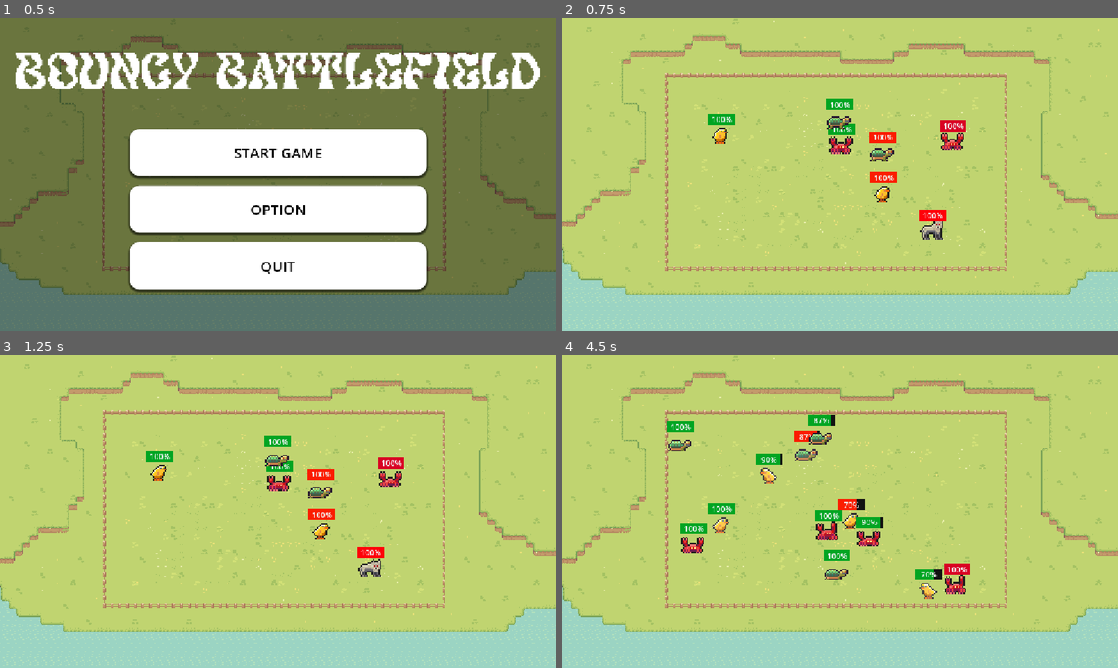
Above: before the commit, frames 1-4 (two rows, left to right).
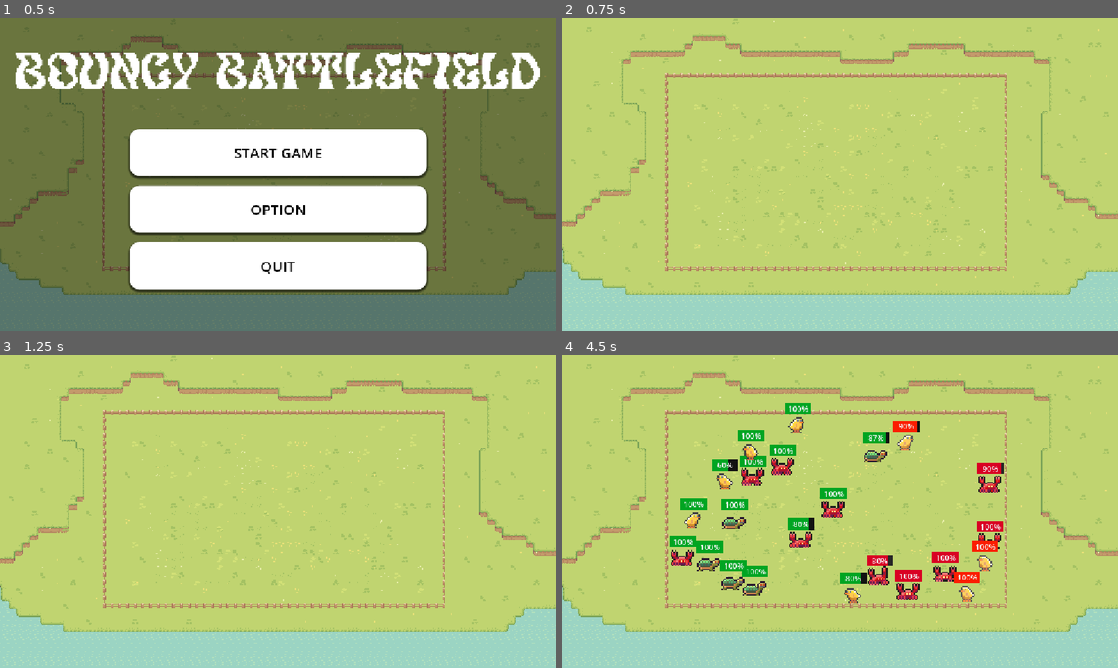
Above: after the commit, the same moments.

Repository: NNKD-Kevin/haven-project
Game: Godot game, scene res://scenes/main_menu.tscn
Two runs of this game, one before a commit and one after it. Both use one fixed random seed, a clock stepped at 60 frames per second and the inputs below.
Inputs (mouse positions are in pixels of both pictures, inside the frame that each line leads up to):
- Up to frame 1 (0.5 s): no input
- Up to frame 2 (0.75 s): click "START GAME" at 0.5 s
- Up to frame 3 (1.25 s): no input
- Up to frame 4 (4.5 s): tap Enter at 1.25 s; move the mouse to (962, 495) at 1.27 s; hold Right (ui_right) 1.28-2.03 s; tap Space (start) at 1.35, 2.1, 3.05, 3.8, 4.35 s; click (962, 495) at 1.42 s; move the mouse to (728, 527) at 2.02 s; hold Down 2.03-2.78 s; move the mouse to (895, 442) at 2.77 s; hold Right (ui_right) 2.78-3.53 s; tap Alt at 2.85 s; move the mouse to (812, 574) at 3.52 s; hold Q (speedup) 3.53-4.28 s; tap Shift at 3.6 s; click (812, 574) at 3.67 s; move the mouse to (1006, 558) at 4.27 s; hold Left from 4.28 s (still down)

Frame 1 is identical in both runs. In frame 2, 2.2% of the frame differs, in the area x 26-73%, y 25-71%; in frame 3, 2.1%; in frame 4, 9.6%, in the area x 18-80%, y 15-80%.

Commit message:
Combat mechanics update and wakatime

Diff:
--- a/haven-game/project.godot
+++ b/haven-game/project.godot
@@ -26,6 +26,10 @@
 window/stretch/mode="canvas_items"
 window/stretch/aspect="expand"
 
+[editor_plugins]
+
+enabled=PackedStringArray("res://addons/godot_super-wakatime/plugin.cfg")
+
 [input]
 
 start={
--- a/haven-game/scenes/main.tscn
+++ b/haven-game/scenes/main.tscn
@@ -5,11 +5,7 @@
 [ext_resource type="Texture2D" uid="uid://c2l4jjr7llacl" path="res://assets/Sprout Lands - Sprites - Basic pack/Tilesets/Fences.png" id="2_tipki"]
 [ext_resource type="Texture2D" uid="uid://dk3nov0xb4p4l" path="res://assets/Sprout Lands - Sprites - Basic pack/Tilesets/Water.png" id="3_85g3d"]
 [ext_resource type="Texture2D" uid="uid://4so7t222clb" path="res://assets/Sprout Lands - Sprites - Basic pack/Tilesets/Hills.png" id="4_choun"]
-[ext_resource type="PackedScene" uid="uid://cpu2fsfhn4oyr" path="res://scenes/bad_crab.tscn" id="6_eb6dy"]
 [ext_resource type="AudioStream" uid="uid://bbvlv5wwndalv" path="res://assets/Sounds/boss.wav" id="7_trceg"]
-[ext_resource type="PackedScene" uid="uid://de6yskmij0jxq" path="res://scenes/bad_chick.tscn" id="10_choun"]
-[ext_resource type="PackedScene" uid="uid://d0b8v2shfqru7" path="res://scenes/bad_wolf.tscn" id="12_eb6dy"]
-[ext_resource type="PackedScene" uid="uid://c1b2yu7sv7e2o" path="res://scenes/bad_turtle.tscn" id="14_a8y0u"]
 
 [sub_resource type="TileSetAtlasSource" id="TileSetAtlasSource_0xm2m"]
 texture = ExtResource("1_o6xl0")
@@ -238,18 +234,6 @@
 layer_3/name = " fences"
 layer_3/tile_data = PackedInt32Array(458765, 65537, 0, 458809, 196609, 0, 2097165, 65537, 2, 2097209, 196609, 2, 209716 …(5998 unchanged characters)…
 
-[node name="CharacterBody2D2" parent="." unique_id=1891097937 instance=ExtResource("6_eb6dy")]
-position = Vector2(809, 250)
-
 [node name="AudioStreamPlayer2D" type="AudioStreamPlayer2D" parent="." unique_id=898344478]
 stream = ExtResource("7_trceg")
 autoplay = true
-
-[node name="CharacterBody2D4" parent="." unique_id=849377490 instance=ExtResource("10_choun")]
-position = Vector2(665, 357)
-
-[node name="CharacterBody2D7" parent="." unique_id=142884348 instance=ExtResource("12_eb6dy")]
-position = Vector2(766, 435)
-
-[node name="CharacterBody2D9" parent="." unique_id=774248660 instance=ExtResource("14_a8y0u")]
-position = Vector2(663, 273)
--- a/haven-game/script/bad_chick.gd
+++ b/haven-game/script/bad_chick.gd
@@ -18,15 +18,12 @@
 func _ready() -> void:
 	health_bar.value=hp
 	animated_sprite_2d.play("chick")
+	randomize()
+	velocity=Vector2.RIGHT.rotated(randf()*TAU)*speed
+	grow_timer.start()
 func _process(delta: float) -> void:
 	health_bar.value=hp
 
-func _input(event: InputEvent) -> void:
-	if Input.is_action_just_pressed('start') and not started:
-		randomize()
-		velocity=Vector2.RIGHT.rotated(randf()*TAU)*speed
-		grow_timer.start()
-		started=true
 
 
 func _physics_process(delta: float) -> void:
--- a/haven-game/script/bad_crab.gd
+++ b/haven-game/script/bad_crab.gd
@@ -16,14 +16,11 @@
 	health_bar.value=hp
 	animated_sprite_2d.play("default")
 	$AnimatedSprite2D.animation_finished.connect(_on_animation_finished)
+	randomize()
+	velocity=Vector2.RIGHT.rotated(randf()*TAU)*speed
 func _process(delta: float) -> void:
 	health_bar.value=hp
 
-func _input(event: InputEvent) -> void:
-	if Input.is_action_just_pressed('start') and not started:
-		randomize()
-		velocity=Vector2.RIGHT.rotated(randf()*TAU)*speed
-		started=true
 
 func _physics_process(delta: float) -> void:
 	var collision=move_and_collide(velocity*delta)
--- a/haven-game/script/bad_turtle.gd
+++ b/haven-game/script/bad_turtle.gd
@@ -15,12 +15,9 @@
 	health_bar.value=hp
 func _process(delta: float) -> void:
 	health_bar.value=hp
+	randomize()
+	velocity=Vector2.RIGHT.rotated(randf()*TAU)*speed
 
-func _input(event: InputEvent) -> void:
-	if Input.is_action_just_pressed('start') and not started:
-		randomize()
-		velocity=Vector2.RIGHT.rotated(randf()*TAU)*speed
-		started=true
 
 func _physics_process(delta: float) -> void:
 	var collision=move_and_collide(velocity*delta)
--- a/haven-game/script/bad_wolf.gd
+++ b/haven-game/script/bad_wolf.gd
@@ -15,17 +15,15 @@
 
 func _ready() -> void:
 	health_bar.value=hp
+	randomize()
+	velocity=Vector2.RIGHT.rotated(randf()*TAU)*speed
+	devour_timer.start()
 func _process(delta: float) -> void:
 	health_bar.value=hp
 	if devour_ready:
 		hp-=delta*5
 
-func _input(event: InputEvent) -> void:
-	if Input.is_action_just_pressed('start') and not started:
-		randomize()
-		velocity=Vector2.RIGHT.rotated(randf()*TAU)*speed
-		started=true
-		devour_timer.start()
+
 
 
 func _physics_process(delta: float) -> void:
--- a/haven-game/script/global.gd
+++ b/haven-game/script/global.gd
@@ -1,6 +1,7 @@
 extends Node
 var battle_started=false
 var animals=['good_crab','good_chick','good_turtle']
+var enemies=['bad_crab','bad_chick']
 var level=1
 
 func _ready()->void:
--- a/haven-game/script/good_chick.gd
+++ b/haven-game/script/good_chick.gd
@@ -19,15 +19,14 @@
 func _ready() -> void:
 	health_bar.value=hp
 	animated_sprite_2d.play("chick")
+	randomize()
+	velocity=Vector2.RIGHT.rotated(randf()*TAU)*speed
+	grow_timer.start()
+
 func _process(delta: float) -> void:
 	health_bar.value=hp
 
-func _input(event: InputEvent) -> void:
-	if Input.is_action_just_pressed('start') and not started:
-		randomize()
-		velocity=Vector2.RIGHT.rotated(randf()*TAU)*speed
-		grow_timer.start()
-		started=true
+
 
 
 func _physics_process(delta: float) -> void:
--- a/haven-game/script/good_crab.gd
+++ b/haven-game/script/good_crab.gd
@@ -16,14 +16,12 @@
 	health_bar.value=hp
 	animated_sprite_2d.play("default")
 	$AnimatedSprite2D.animation_finished.connect(_on_animation_finished)
+	randomize()
+	velocity=Vector2.RIGHT.rotated(randf()*TAU)*speed
 func _process(delta: float) -> void:
 	health_bar.value=hp
 
-func _input(event: InputEvent) -> void:
-	if Input.is_action_just_pressed('start') and not started:
-		randomize()
-		velocity=Vector2.RIGHT.rotated(randf()*TAU)*speed
-		started=true
+
 
 func _physics_process(delta: float) -> void:
 	var collision=move_and_collide(velocity*delta)
--- a/haven-game/script/good_turtle.gd
+++ b/haven-game/script/good_turtle.gd
@@ -13,14 +13,11 @@
 var started=false
 func _ready() -> void:
 	health_bar.value=hp
+	randomize()
+	velocity=Vector2.RIGHT.rotated(randf()*TAU)*speed
 func _process(delta: float) -> void:
 	health_bar.value=hp
 
-func _input(event: InputEvent) -> void:
-	if Input.is_action_just_pressed('start') and not started:
-		randomize()
-		velocity=Vector2.RIGHT.rotated(randf()*TAU)*speed
-		started=true
 
 func _physics_process(delta: float) -> void:
 	var collision=move_and_collide(velocity*delta)
--- a/haven-game/script/good_wolf.gd
+++ b/haven-game/script/good_wolf.gd
@@ -15,17 +15,14 @@
 
 func _ready() -> void:
 	health_bar.value=hp
+	randomize()
+	velocity=Vector2.RIGHT.rotated(randf()*TAU)*speed
+	devour_timer.start()
 func _process(delta: float) -> void:
 	health_bar.value=hp
 	if devour_ready:
 		hp-=delta*5
 
-func _input(event: InputEvent) -> void:
-	if Input.is_action_just_pressed('start') and not started:
-		randomize()
-		velocity=Vector2.RIGHT.rotated(randf()*TAU)*speed
-		started=true
-		devour_timer.start()
 
 
 func _physics_process(delta: float) -> void:
--- a/haven-game/script/stage_level.gd
+++ b/haven-game/script/stage_level.gd
@@ -8,38 +8,57 @@
 var good_turtle_path=preload("res://scenes/good_turtle.tscn")
 var bad_turtle_path=preload("res://scenes/bad_turtle.tscn")
 @onready var audio_stream_player_2d: AudioStreamPlayer2D = $AudioStreamPlayer2D
-
-var starting_nodes:int
-var current_nodes:int
+var ready_to_start = false
 
 func _ready():
-	starting_nodes=get_child_count()
-	current_nodes=get_child_count()
 	audio_stream_player_2d.play()
-	for animal in Global.animals:
-		spawn_type(animal)
 func spawn_type(type):
 	if type == "good_crab":
 		var good_crab = good_crab_path.instantiate()
 		randomize()
-		good_crab.global_position = Vector2(randi_range(300,600),randi_range(150,500))
+		good_crab.global_position = Vector2(randi_range(300,500),randi_range(150,500))
 		get_parent().add_child(good_crab)
 	if type=="good_chick":
 		var good_chick = good_chick_path.instantiate()
 		randomize()
-		good_chick.global_position = Vector2(randi_range(300,600),randi_range(150,500))
+		good_chick.global_position = Vector2(randi_range(300,500),randi_range(150,500))
 		get_parent().add_child(good_chick)
 	if type=="good_wolf":
 		var good_wolf = good_wolf_path.instantiate()
 		randomize()
-		good_wolf.global_position = Vector2(randi_range(300,600),randi_range(150,500))
+		good_wolf.global_position = Vector2(randi_range(300,500),randi_range(150,500))
 		get_parent().add_child(good_wolf)
 	if type=="good_turtle":
 		var good_turtle = good_turtle_path.instantiate()
 		randomize()
-		good_turtle.global_position = Vector2(randi_range(300,600),randi_range(150,500))
+		good_turtle.global_position = Vector2(randi_range(300,500),randi_range(150,500))
 		get_parent().add_child(good_turtle)
+	if type == "bad_crab":
+		var bad_crab = bad_crab_path.instantiate()
+		randomize()
+		bad_crab.global_position = Vector2(randi_range(700,900),randi_range(150,500))
+		get_parent().add_child(bad_crab)
+	if type=="bad_chick":
+		var bad_chick = bad_chick_path.instantiate()
+		randomize()
+		bad_chick.global_position = Vector2(randi_range(700,900),randi_range(150,500))
+		get_parent().add_child(bad_chick)
+	if type=="bad_wolf":
+		var bad_wolf = bad_wolf_path.instantiate()
+		randomize()
+		bad_wolf.global_position = Vector2(randi_range(700,900),randi_range(150,500))
+		get_parent().add_child(bad_wolf)
+	if type=="bad_turtle":
+		var bad_turtle = bad_turtle_path.instantiate()
+		randomize()
+		bad_turtle.global_position = Vector2(randi_range(700,900),randi_range(150,500))
+		get_parent().add_child(bad_turtle)
+
+
+
 func _input(event: InputEvent) -> void:
-	if Input.is_action_just_pressed("ui_right"):
+	if Input.is_action_just_pressed("start"):
 		for animal in Global.animals:
 			spawn_type(animal)
+		for enemy in Global.enemies:
+			spawn_type(enemy)
Not shown, added: haven-game/addons/godot_super-wakatime/api_key_prompt.tscn
Not shown, added: haven-game/addons/godot_super-wakatime/counter.tscn
Not shown, added: haven-game/addons/godot_super-wakatime/godot_super-wakatime.gd
Not shown, added: haven-game/addons/godot_super-wakatime/godot_super-wakatime.gd.uid
Not shown, added: haven-game/addons/godot_super-wakatime/plugin.cfg
Not shown, added: haven-game/addons/godot_super-wakatime/utils.gd
Not shown, added: haven-game/addons/godot_super-wakatime/utils.gd.uid
